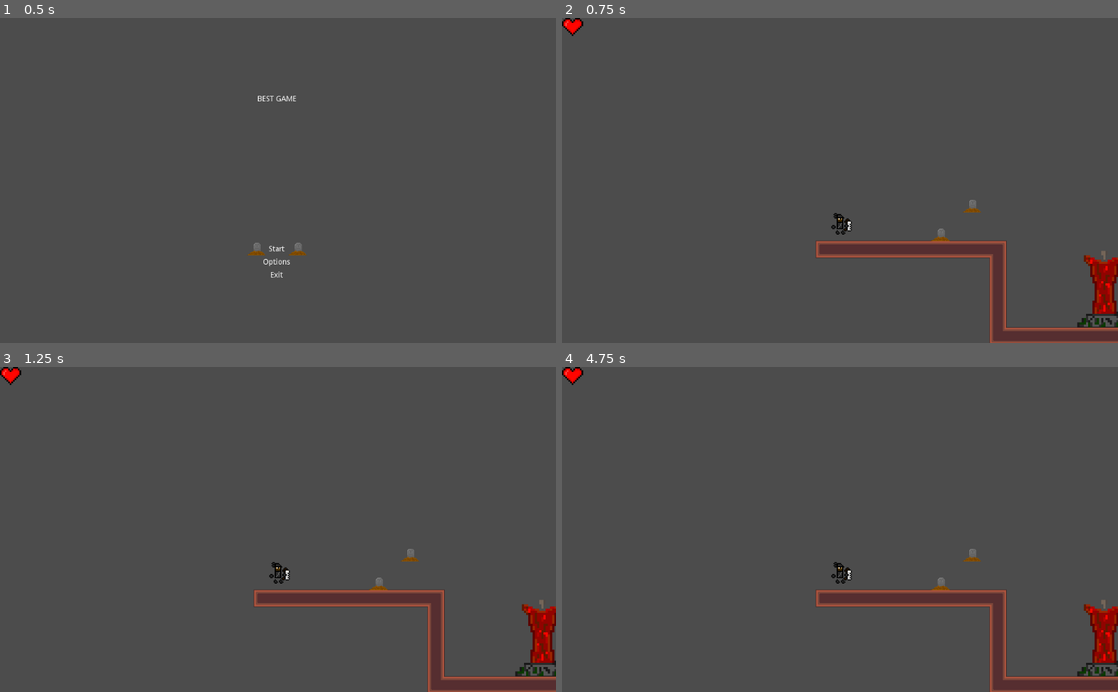
Above: before the commit, frames 1-4 (two rows, left to right).
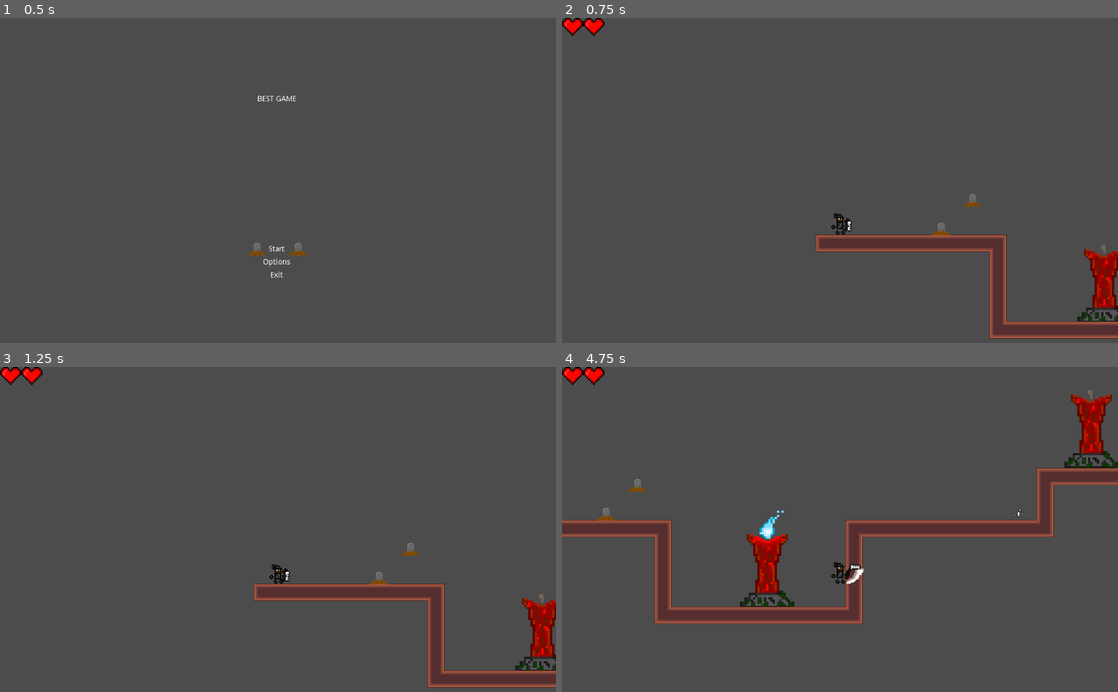
Above: after the commit, the same moments.

Repository: JoelRodri/GodotProject
Game: Godot game, scene res://scenes/Menu.tscn
Two runs of this game, one before a commit and one after it. Both use one fixed random seed, a clock stepped at 60 frames per second and the inputs below.
Inputs (mouse positions are in pixels of both pictures, inside the frame that each line leads up to):
- Up to frame 1 (0.5 s): no input
- Up to frame 2 (0.75 s): click "Start" at 0.5 s
- Up to frame 3 (1.25 s): no input
- Up to frame 4 (4.75 s): move the mouse to (962, 513) at 1.27 s; hold D (player_right) 1.28-2.78 s; click (962, 513) at 1.35 s; tap W (player_jump) at 1.52, 2.27, 3.77, 4.52 s; move the mouse to (728, 545) at 2.02 s; tap E (player_usage) at 2.1, 3.6 s; move the mouse to (895, 458) at 2.77 s; hold Left (player_left) 2.78-3.53 s; click (895, 458) at 2.85 s; move the mouse to (812, 594) at 3.52 s; hold D (player_right) from 3.53 s (still down); move the mouse to (1006, 578) at 4.27 s; click (1006, 578) at 4.35 s

Frame 1 is identical in both runs. In frame 2, 3.9% of the frame differs, in the area x 3-100%, y 0-100%; in frame 3, 4.0%; in frame 4, 14%, in the area x 0-100%, y 0-100%.
Error before the commit: Parse Error: The argument name "dam" is defined multiple times. (res://scripts/Player.gd:132)

Commit message:
Alan update correcion

Diff:
--- a/ProyectoGODOT/dialogues/1/DialoguePlayer.tscn
+++ b/ProyectoGODOT/dialogues/1/DialoguePlayer.tscn
@@ -8,10 +8,10 @@
 dialogue_file = "res://dialogues/npc.json"
 
 [node name="NinePatchRect" type="NinePatchRect" parent="."]
-margin_left = 7.0
-margin_top = 5.0
-margin_right = 260.0
-margin_bottom = 70.0
+margin_left = 377.0
+margin_top = 15.0
+margin_right = 630.0
+margin_bottom = 80.0
 texture = ExtResource( 2 )
 patch_margin_left = 8
 patch_margin_top = 9
--- a/ProyectoGODOT/dialogues/2/DialoguePlayer2.tscn
+++ b/ProyectoGODOT/dialogues/2/DialoguePlayer2.tscn
@@ -8,10 +8,10 @@
 dialogue_file = "res://dialogues/npc.json"
 
 [node name="NinePatchRect" type="NinePatchRect" parent="."]
-margin_left = 7.0
-margin_top = 5.0
-margin_right = 260.0
-margin_bottom = 70.0
+margin_left = 380.0
+margin_top = 9.0
+margin_right = 633.0
+margin_bottom = 74.0
 texture = ExtResource( 2 )
 patch_margin_left = 8
 patch_margin_top = 9
--- a/ProyectoGODOT/project.godot
+++ b/ProyectoGODOT/project.godot
@@ -10,7 +10,6 @@
 
 _global_script_classes=[  ]
 _global_script_class_icons={
-
 }
 
 [application]
@@ -27,21 +26,21 @@
 
 player_right={
 "deadzone": 0.5,
-"events": [ Object(InputEventKey,"resource_local_to_scene":false,"resource_name":"","device":0,"alt":false,"shift":false,"control":false,"meta":false,"command":false,"pressed":false,"scancode":68,"unicode":0,"echo":false,"script":null)
-, Object(InputEventKey,"resource_local_to_scene":false,"resource_name":"","device":0,"alt":false,"shift":false,"control":false,"meta":false,"command":false,"pressed":false,"scancode":16777233,"unicode":0,"echo":false,"script":null)
+"events": [ Object(InputEventKey,"resource_local_to_scene":false,"resource_name":"","device":0,"alt":false,"shift":false,"control":false,"meta":false,"command":false,"pressed":false,"scancode":68,"physical_scancode":0,"unicode":0,"echo":false,"script":null)
+, Object(InputEventKey,"resource_local_to_scene":false,"resource_name":"","device":0,"alt":false,"shift":false,"control":false,"meta":false,"command":false,"pressed":false,"scancode":16777233,"physical_scancode":0,"unicode":0,"echo":false,"script":null)
  ]
 }
 player_left={
 "deadzone": 0.5,
-"events": [ Object(InputEventKey,"resource_local_to_scene":false,"resource_name":"","device":0,"alt":false,"shift":false,"control":false,"meta":false,"command":false,"pressed":false,"scancode":16777231,"unicode":0,"echo":false,"script":null)
-, Object(InputEventKey,"resource_local_to_scene":false,"resource_name":"","device":0,"alt":false,"shift":false,"control":false,"meta":false,"command":false,"pressed":false,"scancode":65,"unicode":0,"echo":false,"script":null)
+"events": [ Object(InputEventKey,"resource_local_to_scene":false,"resource_name":"","device":0,"alt":false,"shift":false,"control":false,"meta":false,"command":false,"pressed":false,"scancode":16777231,"physical_scancode":0,"unicode":0,"echo":false,"script":null)
+, Object(InputEventKey,"resource_local_to_scene":false,"resource_name":"","device":0,"alt":false,"shift":false,"control":false,"meta":false,"command":false,"pressed":false,"scancode":65,"physical_scancode":0,"unicode":0,"echo":false,"script":null)
  ]
 }
 player_jump={
 "deadzone": 0.5,
-"events": [ Object(InputEventKey,"resource_local_to_scene":false,"resource_name":"","device":0,"alt":false,"shift":false,"control":false,"meta":false,"command":false,"pressed":false,"scancode":87,"unicode":0,"echo":false,"script":null)
-, Object(InputEventKey,"resource_local_to_scene":false,"resource_name":"","device":0,"alt":false,"shift":false,"control":false,"meta":false,"command":false,"pressed":false,"scancode":32,"unicode":0,"echo":false,"script":null)
-, Object(InputEventKey,"resource_local_to_scene":false,"resource_name":"","device":0,"alt":false,"shift":false,"control":false,"meta":false,"command":false,"pressed":false,"scancode":16777232,"unicode":0,"echo":false,"script":null)
+"events": [ Object(InputEventKey,"resource_local_to_scene":false,"resource_name":"","device":0,"alt":false,"shift":false,"control":false,"meta":false,"command":false,"pressed":false,"scancode":87,"physical_scancode":0,"unicode":0,"echo":false,"script":null)
+, Object(InputEventKey,"resource_local_to_scene":false,"resource_name":"","device":0,"alt":false,"shift":false,"control":false,"meta":false,"command":false,"pressed":false,"scancode":32,"physical_scancode":0,"unicode":0,"echo":false,"script":null)
+, Object(InputEventKey,"resource_local_to_scene":false,"resource_name":"","device":0,"alt":false,"shift":false,"control":false,"meta":false,"command":false,"pressed":false,"scancode":16777232,"physical_scancode":0,"unicode":0,"echo":false,"script":null)
  ]
 }
 player_atack={
@@ -51,7 +50,7 @@
 }
 player_usage={
 "deadzone": 0.5,
-"events": [ Object(InputEventKey,"resource_local_to_scene":false,"resource_name":"","device":0,"alt":false,"shift":false,"control":false,"meta":false,"command":false,"pressed":false,"scancode":69,"unicode":0,"echo":false,"script":null)
+"events": [ Object(InputEventKey,"resource_local_to_scene":false,"resource_name":"","device":0,"alt":false,"shift":false,"control":false,"meta":false,"command":false,"pressed":false,"scancode":69,"physical_scancode":0,"unicode":0,"echo":false,"script":null)
  ]
 }
 
--- a/ProyectoGODOT/scenes/Menu.tscn
+++ b/ProyectoGODOT/scenes/Menu.tscn
@@ -60,6 +60,7 @@
 focus_neighbour_bottom = NodePath("../Start")
 text = "Exit"
 arrow_margin_from_center = 35
+
 [connection signal="pressed" from="VBoxContainer/VBoxContainer/Start" to="." method="_on_Start_pressed"]
 [connection signal="pressed" from="VBoxContainer/VBoxContainer/Start" to="." method="_on_TextureButton_pressed"]
 [connection signal="pressed" from="VBoxContainer/VBoxContainer/Options" to="." method="_on_Options_pressed"]
--- a/ProyectoGODOT/scripts/Player.gd
+++ b/ProyectoGODOT/scripts/Player.gd
@@ -129,10 +129,10 @@
 func _on_AttackDetector_body_entered(body):
 	body.die()
 
-func damage(dam: int, dam: int, force: int) -> void:
+func damage(dir: int, dam: int, force: int) -> void:
 	hearts -= dam
 	emit_signal("life_changed", hearts)
-	knockback(dam, force)
+	knockback(dir, force)
 	flash_effect()
 	if hearts <= 0:
 		die()
--- a/ProyectoGODOT/scripts/Skeleton.gd
+++ b/ProyectoGODOT/scripts/Skeleton.gd
@@ -48,7 +48,7 @@
 
 func _on_AttackDetector_body_entered(body):
 	if body.get_name() == "Player":
-		body.damage(1, 1, 2)
+		body.damage(1,1,2)
 
 	#get_tree().reload_current_scene()
 
